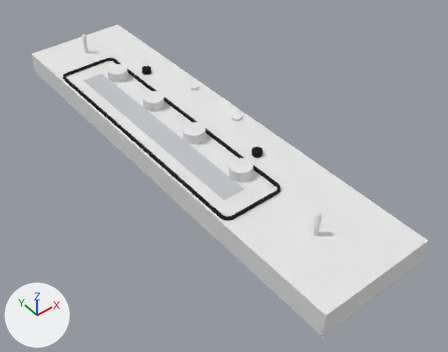
What one commit did to the Blender file Model/Cockpit/trasnponder/transponder.blend.
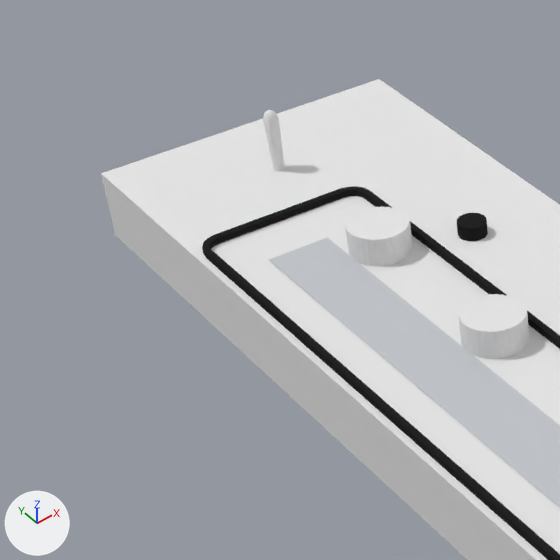
Old and new are each drawn whole from a 50 mm lens placed at (-0.0755, -0.1001, 0.1055), pointed at (0.0039, -0.001, -0.0039) and again close up on the part from 0% to 39% of the width and 0% to 49% of the height. Every picture has the same lights, and +X, +Y and +Z are marked at lower left.

The first close-up shows 'Border', 'Knob1', 'Knob10', 'glass', 'panel', 'switchMode', 'test'.
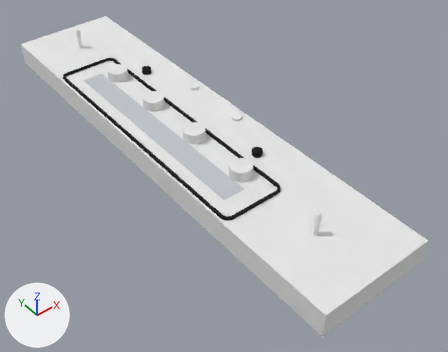
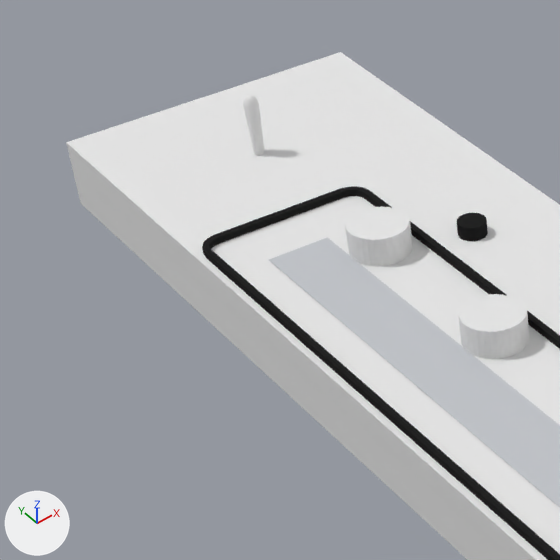
The change, as JSON lines over the scene's bpy script:
```json
{"block": "me_front", "where": "me_front.from_pydata(...)  # 62 vertices, 17 faces; spans x 0.0..0.01, y -0.024..0.021, z -0.104..0.079"}
{"block": "me_front", "where": "# used by ob_panel; location = (0.0, 0.0, 0.0); rotation_euler = (1.571, -1.571, 0.0), in degrees (90, -90, 0); scale = (0.7, 0.7, 0.7)"}
{"block": "me_front", "where": "# before: 24 (0.01, 0.021, -0.104) at pixel (101, 173), 47 (0.0, -0.024, -0.104), 48 (0.01, -0.024, -0.104) at pixel (379, 78), 49 (0.01, -0.024, -0.104) at pixel (379, 78), 53 (0.0, 0.021, -0.104) at pixel (115, 235)"}
{"block": "me_front", "where": "# before: 54 (0.01, 0.021, -0.104) at pixel (101, 173)"}
{"block": "me_front", "change": "me_front part 1"}
{"op": "add", "block": "me_front", "code": "for i in [24, 47, 48, 49, 53, 54]: me_front.vertices[i].co += Vector((0.0, 0.0, -0.011))"}
{"op": "set", "path": "ob_switchmode.location", "old": "(-0.0006, 0.06283, 0.00703)", "new": "(-0.0006, 0.06677, 0.00703)"}
```

Where the change shows, as pixel boxes (x1, y1, x2, y2) in the close-ups (560 x 560 px; the box of a moved part takes in the faces that stretch with it):
```json
{"object": "panel", "change": "reshaped", "before": [101, 79, 560, 560], "after": [66, 52, 560, 560]}
{"object": "switchMode", "change": "moved", "before": [263, 110, 284, 171], "after": [243, 94, 264, 156]}
{"part": 1, "of": "me_front", "change": "moved or reshaped", "before": [101, 79, 536, 560], "after": [66, 52, 536, 560]}
```
